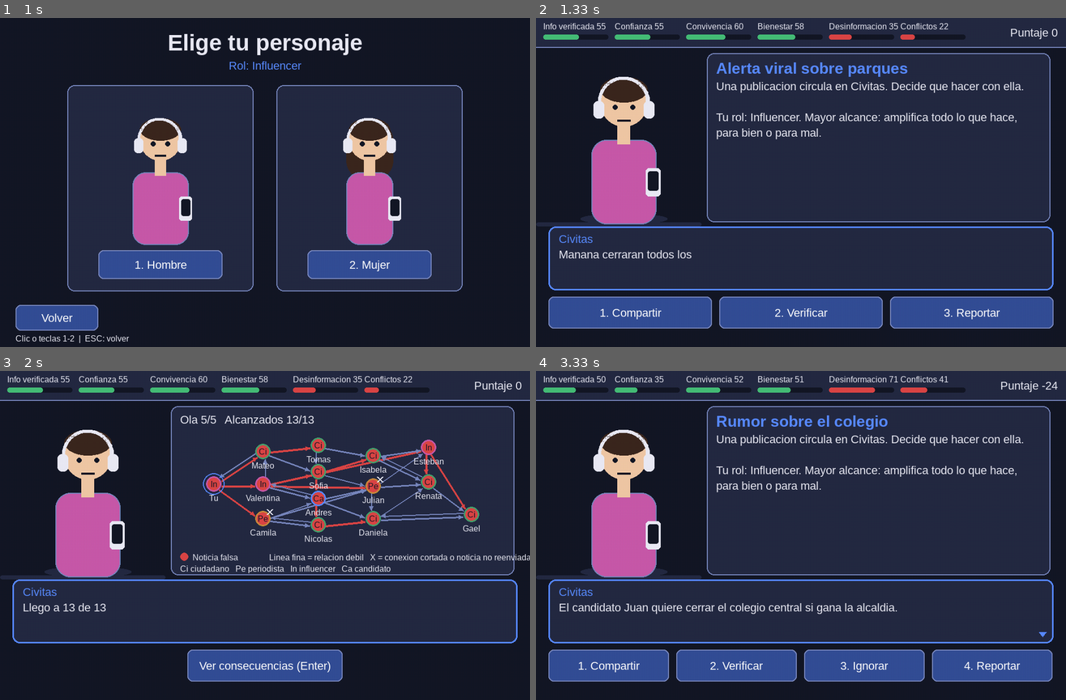
Above: before the commit, frames 1-4 (two rows, left to right).
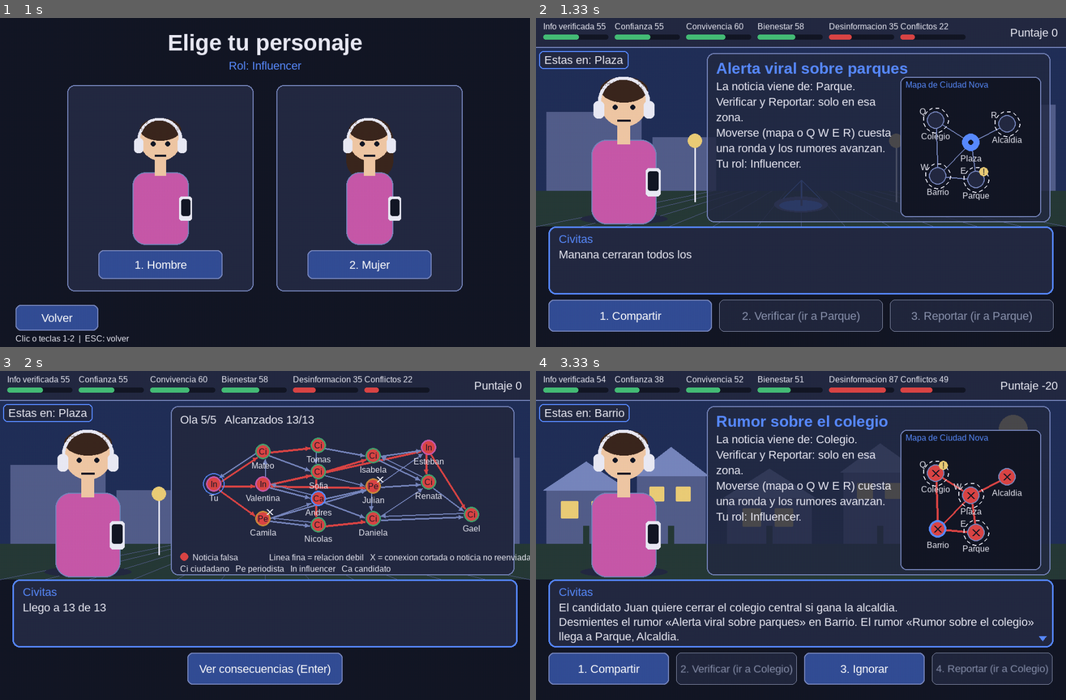
Above: after the commit, the same moments.

Repository: Jsvarela/POST-TRUTH
Game: pygame game, started from src/main.py
Two runs of this game, one before a commit and one after it. Both use one fixed random seed, a clock stepped at 60 frames per second and the inputs below.
Inputs:
- Up to frame 1 (1 s): tap Enter at 0.33 s; tap 3 at 0.67 s
- Up to frame 2 (1.33 s): tap 1 at 1 s
- Up to frame 3 (2 s): tap 1 at 1.33 s; click "Saltar animacion (Enter)" at 1.72 s
- Up to frame 4 (3.33 s): click "Ver consecuencias (Enter)" at 2.05 s; click "Continuar (Enter)" at 2.38 s; tap W at 2.67 s; tap 5 at 3 s

Frame 1 is identical in both runs. In frame 2, 38% of the frame differs, in the area x 0-100%, y 9-96%; in frame 3, 19%; in frame 4, 39%, in the area x 0-100%, y 1-96%.

Commit message:
Integrar zonas en la escena: movimiento por el mapa, rondas, rumores y Desmentir aqui
Verificar y Reportar exigen estar en la zona de la noticia; moverse y decidir
cuestan una ronda en la que los rumores sin atender se expanden un anillo.
Fondo por zona, minimapa en el panel y botones deshabilitados fuera de la zona.

Diff:
--- a/src/post_truth/controllers/escena_state.py
+++ b/src/post_truth/controllers/escena_state.py
@@ -3,6 +3,11 @@
 Flujo por publicacion: DECIDIENDO (noticia + botones) -> [PROPAGACION] -> CONSECUENCIA
 (mensaje + efecto en la ciudad) -> siguiente publicacion ... -> FIN. Todo el contenido sale
 del DecisionTree cargado desde data/events.json; aqui no hay noticias fijas.
+
+ZONAS Y RONDAS: cada noticia ocurre en una zona del GrafoCiudad y el jugador esta en otra (o en la
+misma). Moverse a una zona vecina (clic en el mapa o Q W E R) y cada decision cuestan una RONDA, y en
+cada ronda los rumores sin atender se expanden un anillo (RumoresCiudad). Verificar y Reportar
+exigen estar en la zona de la noticia; Compartir e Ignorar se pueden hacer desde cualquier parte.
 
 PROPAGACION solo ocurre si la decision mueve la publicacion por el grafo social (Compartir,
 Verificar, Reportar; Ignorar no). El efecto sobre los indicadores se aplica DESPUES de la
@@ -12,23 +17,31 @@
 
 import pygame
 
-from post_truth.config import RUTA_EVENTOS, RUTA_GRAFO_SOCIAL
+from post_truth.config import RUTA_EVENTOS, RUTA_GRAFO_CIUDAD, RUTA_GRAFO_SOCIAL
 from post_truth.controllers.base_state import BaseState
 from post_truth.decision_tree import DecisionNode, DecisionTree, load_trees
 from post_truth.game_state import CityState
 from post_truth.models import Impact, Role
 from post_truth.models.personaje import Genero, Personaje
+from post_truth.structures.grafo_ciudad import GrafoCiudad
 from post_truth.structures.grafo_social import GrafoSocial
-from post_truth.structures.propagacion import SimulacionDecision, es_falsa, simular_decision
+from post_truth.structures.propagacion import (COMPARTIR, REPORTAR, VERIFICAR, SimulacionDecision, es_falsa,
+                                               simular_decision)
+from post_truth.structures.rumores_ciudad import RumoresCiudad
 from post_truth.views.componentes import Boton, CajaDialogo
-from post_truth.views.escena_view import dibujar_escena
+from post_truth.views.escena_view import RECT_MAPA, dibujar_escena
 from post_truth.views.grafo_view import AnimacionPropagacion
+from post_truth.views.mapa_view import EstadoMapa, zona_en
 
 DECIDIENDO, PROPAGACION, CONSECUENCIA, FIN = "decidiendo", "propagacion", "consecuencia", "fin"
 JUGADOR = "jugador"  # id del vertice del grafo social que representa al jugador
-RECT_DIALOGO = pygame.Rect(24, 404, 976, 124)
-ATAJOS = [pygame.K_1, pygame.K_2, pygame.K_3, pygame.K_4]
-Y_BOTONES, ALTO_BOTONES, MARGEN, SEPARACION = 540, 62, 24, 14
+RECT_DIALOGO = pygame.Rect(24, 404, 976, 132)
+ATAJOS = [pygame.K_1, pygame.K_2, pygame.K_3, pygame.K_4, pygame.K_5]
+TECLAS_MOVER = [pygame.K_q, pygame.K_w, pygame.K_e, pygame.K_r]  # ir a la 1.a, 2.a, 3.a o 4.a zona vecina
+Y_BOTONES, ALTO_BOTONES, MARGEN, SEPARACION = 546, 62, 24, 14
+TIPOS_EN_SITIO = {VERIFICAR, REPORTAR}  # acciones que exigen estar en la zona de la noticia
+# Premio por ir a una zona infectada y desmentir el rumor (accion responsable: suma confianza y puntos)
+DESMENTIR_PREMIO = Impact(verified_information=4, trust=3, score=4)
 
 
 def _rects_botones(n: int) -> list[pygame.Rect]:
@@ -55,6 +68,12 @@
         self.animacion: AnimacionPropagacion | None = None
         self._pendiente: tuple[DecisionNode, Impact] | None = None  # decision esperando a que termine la animacion
         self._narracion = ""
+        # Ciudad: la zona del jugador, los rumores y el contador de rondas duran toda la partida.
+        self.mapa = GrafoCiudad()
+        self.rumores = RumoresCiudad(self.mapa)
+        self.zona = ""
+        self.ronda = 0
+        self._titulos: dict[str, str] = {}
 
     @property
     def personaje(self) -> Personaje:
@@ -73,22 +92,109 @@
         self.grafo = GrafoSocial.cargar(RUTA_GRAFO_SOCIAL)
         self.grafo.cambiar_rol(JUGADOR, self.personaje.rol)  # el rol elegido define cuanto amplifica al compartir
         self.animacion = None
+        self.mapa = GrafoCiudad.cargar(RUTA_GRAFO_CIUDAD)
+        self.rumores = RumoresCiudad(self.mapa)
+        self.zona, self.ronda = self.mapa.zona_inicial, 0
+        self._titulos = {a.event.event_id: a.event.title for a in self.arboles}
         self._cargar_evento()
+
+    # --- zonas y rumores ----------------------------------------------------------------
+    def _nombre_zona(self, id: str) -> str:
+        return self.mapa.zona(id).nombre if id in self.mapa else id
+
+    def _puede(self, nodo: DecisionNode) -> bool:
+        """Verificar y Reportar se hacen en el lugar de la noticia; el resto, desde cualquier zona."""
+        return nodo.tipo not in TIPOS_EN_SITIO or self.zona == self.arbol.event.zone
+
+    def _estado_mapa(self) -> EstadoMapa:
+        decidiendo = self.fase == DECIDIENDO
+        return EstadoMapa(
+            self.mapa, self.zona, zona_noticia=self.arbol.event.zone if decidiendo else "",
+            infectadas=self.rumores.zonas_infectadas(), en_riesgo=self.rumores.zonas_en_riesgo(),
+            alcanzables=self.mapa.vecinos(self.zona) if decidiendo else [])
+
+    def _pasar_ronda(self) -> tuple[Impact, str]:
+        """Una ronda: los rumores sin atender se expanden un anillo (BFS por niveles sobre el grafo
+        de la ciudad) y cada zona infectada cuesta una penalizacion pequena. Devuelve ese costo y
+        un aviso para el dialogo."""
+        self.ronda += 1
+        nuevas = self.rumores.avanzar_ronda()
+        por_rumor: dict[str, list[str]] = {}
+        for rumor_id, zona in nuevas:
+            por_rumor.setdefault(rumor_id, []).append(self._nombre_zona(zona))
+        partes = [f"El rumor \u00ab{self._titulos.get(r, r)}\u00bb llega a {', '.join(z)}." for r, z in por_rumor.items()]
+        if not partes and self.rumores.visibles():
+            partes = ["Los rumores siguen activos."]
+        return self.rumores.penalizacion(), " ".join(partes[:2])
+
+    def _mover(self, destino: str) -> None:
+        if self.fase != DECIDIENDO or destino not in self.mapa.vecinos(self.zona):
+            return
+        self.zona = destino
+        costo, aviso = self._pasar_ronda()
+        self.ciudad.apply(costo)
+        self._decir_en_sitio(f"Vas a {self._nombre_zona(destino)}. {aviso}".strip())
+        self._construir_botones()
+
+    def _desmentir(self) -> None:
+        """Estando en una zona infectada: elimina ese rumor (premio por actuar con responsabilidad)
+        y cuesta una ronda."""
+        if self.fase != DECIDIENDO:
+            return
+        rumor = self.rumores.rumor_en(self.zona, excluir=self.arbol.event.event_id)
+        if rumor is None:
+            return
+        self.rumores.resolver(rumor.id)
+        costo, aviso = self._pasar_ronda()
+        self.ciudad.apply(DESMENTIR_PREMIO + costo)
+        titulo = self._titulos.get(rumor.id, rumor.id)
+        self._decir_en_sitio(f"Desmientes el rumor \u00ab{titulo}\u00bb en {self._nombre_zona(self.zona)}. {aviso}".strip())
+        self._construir_botones()
+
+    def _decir_en_sitio(self, aviso: str) -> None:
+        """Muestra la noticia y debajo el aviso, sin volver a animar el texto (ya se leyo)."""
+        self.dialogo.set_texto(f"{self.arbol.event.content}\n{aviso}", "Civitas")
+        self.dialogo.completar()
 
     # --- transiciones -------------------------------------------------------------------
     def _cargar_evento(self) -> None:
         self.fase, self.impacto, self.animo = DECIDIENDO, None, 0
         evento = self.arbol.event
         self.dialogo.set_texto(evento.content, "Civitas")
-        # Un boton por rama del evento: las acciones cambian segun la noticia
-        # ("Verificar", "Buscar video completo", ...), por eso salen del arbol y no de un enum.
-        ramas = self.arbol.root.children[: len(ATAJOS)]
-        self.botones = [Boton(rect, f"{i + 1}. {nodo.label}", lambda n=nodo: self._decidir(n), atajo=ATAJOS[i])
-                        for i, (rect, nodo) in enumerate(zip(_rects_botones(len(ramas)), ramas))]
+        # Una noticia falsa es un rumor desde que aparece, pero el mapa no lo muestra hasta que
+        # empieza a correr (si no, delataria cual es falsa sin investigar).
+        if evento.zone and es_falsa(evento.truth_level):
+            self.rumores.nacer(evento.event_id, evento.zone)
+        self._construir_botones()
+
+    def _construir_botones(self) -> None:
+        """Un boton por rama del evento (las acciones cambian segun la noticia: "Verificar",
+        "Buscar video completo", ...) mas "Desmentir aqui" si la zona actual tiene un rumor viejo.
+        Las acciones que exigen estar en la zona de la noticia salen apagadas si no estas ahi."""
+        evento = self.arbol.event
+        ramas = self.arbol.root.children[:4]
+        desmentible = self.rumores.rumor_en(self.zona, excluir=evento.event_id)
+        rects = _rects_botones(len(ramas) + (1 if desmentible else 0))
+        botones: list[Boton] = []
+        for i, (rect, nodo) in enumerate(zip(rects, ramas)):
+            ok = self._puede(nodo)
+            texto = f"{i + 1}. {nodo.label}" + ("" if ok else f" (ir a {self._nombre_zona(evento.zone)})")
+            boton = Boton(rect, texto, lambda n=nodo: self._decidir(n), atajo=ATAJOS[i])
+            boton.habilitado = ok
+            botones.append(boton)
+        if desmentible:
+            botones.append(Boton(rects[-1], f"{len(ramas) + 1}. Desmentir aqui", self._desmentir,
+                                 atajo=ATAJOS[len(ramas)]))
+        self.botones = botones
 
     def _decidir(self, nodo: DecisionNode) -> None:
-        if self.fase != DECIDIENDO:
-            return
+        if self.fase != DECIDIENDO or not self._puede(nodo):
+            return
+        evento = self.arbol.event
+        if nodo.tipo in TIPOS_EN_SITIO:
+            self.rumores.resolver(evento.event_id)   # atendido en el lugar: el rumor muere
+        elif nodo.tipo == COMPARTIR:
+            self.rumores.ampliar(evento.event_id)    # compartirlo lo extiende un anillo de golpe
         # accumulated_impact recorre la raiz hasta `nodo` (DFS, O(n) en nodos del evento) y suma
         # el efecto de la publicacion (root_effect) mas el de la decision: es la cadena de causas.
         bruto = self.arbol.accumulated_impact(nodo.node_id)
@@ -116,11 +222,15 @@
                                 JUGADOR, autor, self.rng)
 
     def _mostrar_consecuencia(self, nodo: DecisionNode, impacto: Impact) -> None:
+        # Decidir tambien es una ronda: los rumores que quedaron sin atender avanzan y se cobran
+        costo, aviso = self._pasar_ronda()
+        impacto = impacto + costo
         self.impacto = impacto
         self.ciudad.apply(impacto)
         self.animo = (impacto.score > 0) - (impacto.score < 0)
         self.fase = CONSECUENCIA
-        self.dialogo.set_texto(nodo.description or "Nada cambia por ahora.", "Consecuencia")
+        mensaje = nodo.description or "Nada cambia por ahora."
+        self.dialogo.set_texto(f"{mensaje}\n{aviso}" if aviso else mensaje, "Consecuencia")
         self.botones = [Boton(pygame.Rect(362, Y_BOTONES, 300, ALTO_BOTONES), "Continuar (Enter)",
                               self._continuar, atajo=pygame.K_RETURN)]
 
@@ -138,7 +248,9 @@
             self._cargar_evento()
             return
         self.fase, self.impacto, self.animo = FIN, None, 1 if self.ciudad.score >= 0 else -1
-        self.dialogo.set_texto(f"Termino la jornada en Ciudad Nova. Tu puntaje final es {self.ciudad.score}.",
+        pendientes = len(self.rumores.activos())
+        extra = f" Rumores sin atender: {pendientes}." if pendientes else " No quedan rumores activos."
+        self.dialogo.set_texto(f"Termino la jornada en Ciudad Nova. Tu puntaje final es {self.ciudad.score}.{extra}",
                                "Fin")
         self.botones = [Boton(pygame.Rect(362, Y_BOTONES, 300, ALTO_BOTONES), "Volver al menu (Enter)",
                               lambda: self.app.estados.cambiar("menu"), atajo=pygame.K_RETURN)]
@@ -152,9 +264,23 @@
             self.dialogo.completar()  # saltar la animacion del texto
         if event.type == pygame.MOUSEBUTTONDOWN and RECT_DIALOGO.collidepoint(event.pos):
             self.dialogo.completar()
+        if self.fase == DECIDIENDO:
+            self._manejar_movimiento(event)
         for boton in list(self.botones):  # copia: un clic reemplaza self.botones
             if boton.handle_event(event):
                 break
+
+    def _manejar_movimiento(self, event: pygame.event.Event) -> None:
+        """Ir a una zona vecina: clic sobre ella en el minimapa, o su letra (Q W E R) en el teclado."""
+        if event.type == pygame.MOUSEBUTTONDOWN and event.button == 1:
+            zona = zona_en(self._estado_mapa(), RECT_MAPA, event.pos)
+            if zona is not None:
+                self._mover(zona)
+        elif event.type == pygame.KEYDOWN and event.key in TECLAS_MOVER:
+            i = TECLAS_MOVER.index(event.key)
+            vecinos = self.mapa.vecinos(self.zona)
+            if i < len(vecinos):
+                self._mover(vecinos[i])
 
     def update(self, dt: float) -> None:
         self.dialogo.update(dt)
@@ -175,8 +301,13 @@
             titulo, texto = "Consecuencias en Ciudad Nova", ""
         else:
             titulo = self.arbol.event.title
-            texto = ("Una publicacion circula en Civitas. Decide que hacer con ella.\n\n"
-                     f"Tu rol: {self.personaje.rol.value}. {self.personaje.descripcion_rol}")
+            texto = (f"La noticia viene de: {self._nombre_zona(self.arbol.event.zone)}.\n"
+                     "Verificar y Reportar: solo en esa zona.\n"
+                     "Moverse (mapa o Q W E R) cuesta una ronda y los rumores avanzan.\n"
+                     f"Tu rol: {self.personaje.rol.value}.")
+        en_mapa = self.fase in (DECIDIENDO, CONSECUENCIA)
         dibujar_escena(pantalla, self.app.fuentes, self.app.temas.actual, self.personaje, self.animo,
                        self.ciudad.as_display_rows(), titulo, texto, self.impacto, self.dialogo, self.botones,
-                       self.animacion if self.fase == PROPAGACION else None)
+                       self.animacion if self.fase == PROPAGACION else None, self.zona,
+                       self._nombre_zona(self.zona) if self.zona else "",
+                       self._estado_mapa() if en_mapa else None)
--- a/src/post_truth/views/escena_view.py
+++ b/src/post_truth/views/escena_view.py
@@ -8,8 +8,10 @@
 from post_truth.models.personaje import Personaje
 from post_truth.views.componentes import Boton, CajaDialogo, Fuentes, Panel, dibujar_texto_ajustado
 from post_truth.views.grafo_view import AnimacionPropagacion
+from post_truth.views.mapa_view import EstadoMapa, dibujar_mapa
 from post_truth.views.personaje_view import dibujar_personaje
 from post_truth.views.theme import Tema
+from post_truth.views.zona_view import dibujar_fondo_zona
 
 # Nombre corto de cada indicador en el HUD (las barras son pequenas a proposito:
 # los indicadores acompanan la historia, no son el protagonista).
@@ -32,6 +34,10 @@
 RECT_HUD = pygame.Rect(0, 0, 1024, 56)
 RECT_PERSONAJE = pygame.Rect(40, 64, 260, 336)
 RECT_PANEL = pygame.Rect(330, 68, 664, 328)
+RECT_ESCENA = pygame.Rect(0, 57, 1024, 347)      # area del fondo de la zona (entre el HUD y el dialogo)
+RECT_MAPA = pygame.Rect(RECT_PANEL.right - 290, RECT_PANEL.y + 46, 272, 272)  # minimapa dentro del panel
+RECT_TEXTO_PANEL = pygame.Rect(RECT_PANEL.x + 18, RECT_PANEL.y + 52, 340, 256)  # texto a la izquierda del mapa
+ALFA_PANEL = 205  # el panel deja ver un poco el fondo de la zona
 
 
 def _dibujar_hud(pantalla: pygame.Surface, fuentes: Fuentes, tema: Tema,
@@ -76,20 +82,30 @@
 def dibujar_escena(pantalla: pygame.Surface, fuentes: Fuentes, tema: Tema, personaje: Personaje,
                    animo: int, filas: list[tuple[str, int]], titulo_panel: str, texto_panel: str,
                    impacto: Impact | None, dialogo: CajaDialogo, botones: list[Boton],
-                   animacion: AnimacionPropagacion | None = None) -> None:
+                   animacion: AnimacionPropagacion | None = None, zona_id: str = "", nombre_zona: str = "",
+                   mapa: EstadoMapa | None = None) -> None:
     pantalla.fill(tema.fondo)
+    dibujar_fondo_zona(pantalla, zona_id, tema, RECT_ESCENA)  # el escenario cambia con la zona
     _dibujar_hud(pantalla, fuentes, tema, filas)
-    pygame.draw.rect(pantalla, tema.panel, (0, RECT_PERSONAJE.bottom - 4, 320, 8), border_radius=4)  # suelo
     dibujar_personaje(pantalla, personaje, tema, RECT_PERSONAJE, animo)
+    if nombre_zona:
+        etiqueta = fuentes.normal.render(f"Estas en: {nombre_zona}", True, tema.texto)
+        marco = etiqueta.get_rect(topleft=(16, RECT_ESCENA.y + 12)).inflate(20, 10)
+        pygame.draw.rect(pantalla, tema.panel, marco, border_radius=8)
+        pygame.draw.rect(pantalla, tema.acento, marco, width=2, border_radius=8)
+        pantalla.blit(etiqueta, etiqueta.get_rect(center=marco.center))
     if animacion is not None:  # la propagacion ocupa el lugar del panel de noticia
         animacion.draw(pantalla, fuentes, tema, RECT_PANEL)
     else:
-        panel = Panel(RECT_PANEL, titulo_panel)
+        panel = Panel(RECT_PANEL, titulo_panel, alfa=ALFA_PANEL)
         panel.draw(pantalla, fuentes, tema)
+        area = RECT_TEXTO_PANEL if mapa is not None else panel.interior
         if impacto is None:
-            dibujar_texto_ajustado(pantalla, fuentes.normal, texto_panel, tema.texto, panel.interior)
+            dibujar_texto_ajustado(pantalla, fuentes.normal, texto_panel, tema.texto, area)
         else:
-            _dibujar_consecuencias(pantalla, fuentes, tema, panel.interior, impacto)
+            _dibujar_consecuencias(pantalla, fuentes, tema, area, impacto)
+        if mapa is not None:
+            dibujar_mapa(pantalla, fuentes, tema, RECT_MAPA, mapa)
     dialogo.draw(pantalla, fuentes, tema)
     for boton in botones:
         boton.draw(pantalla, fuentes.normal, tema)
